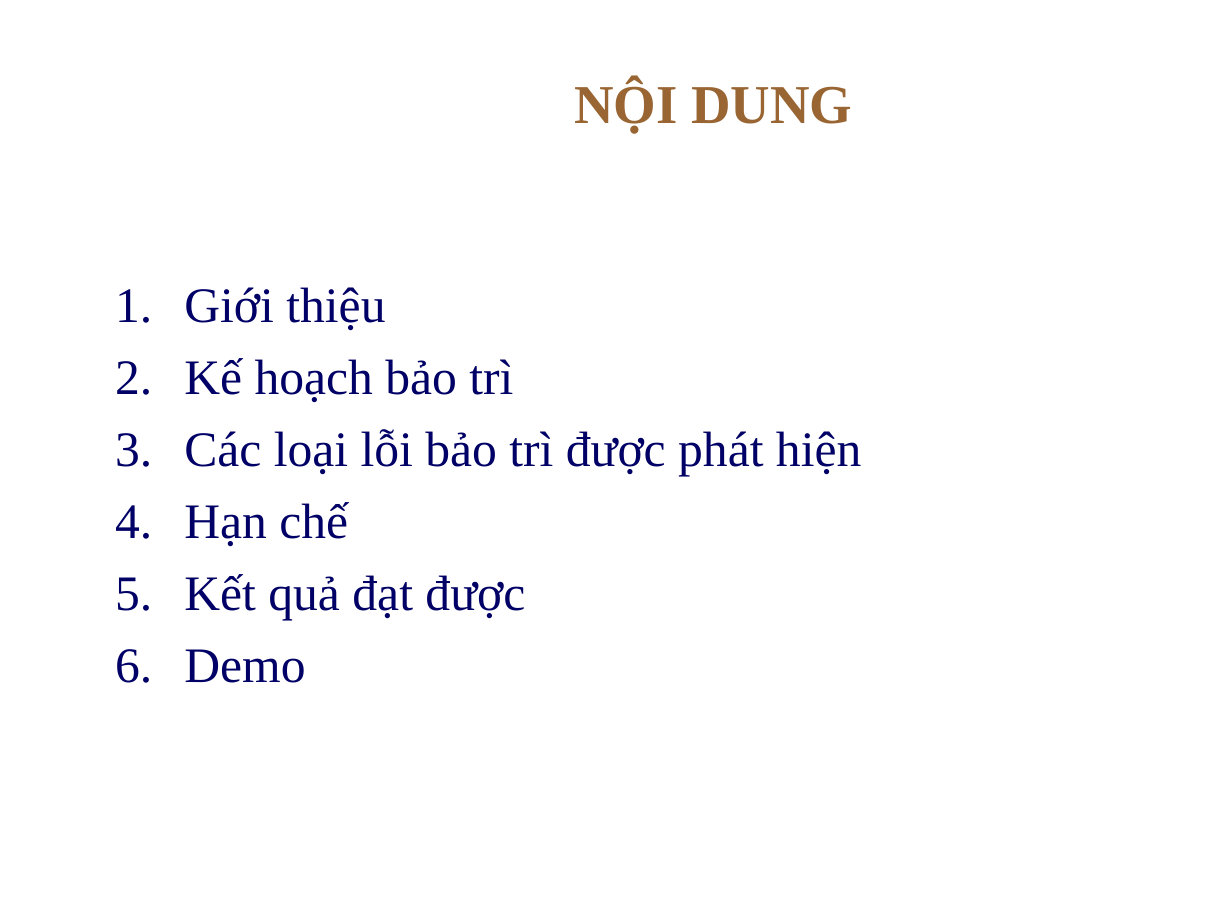
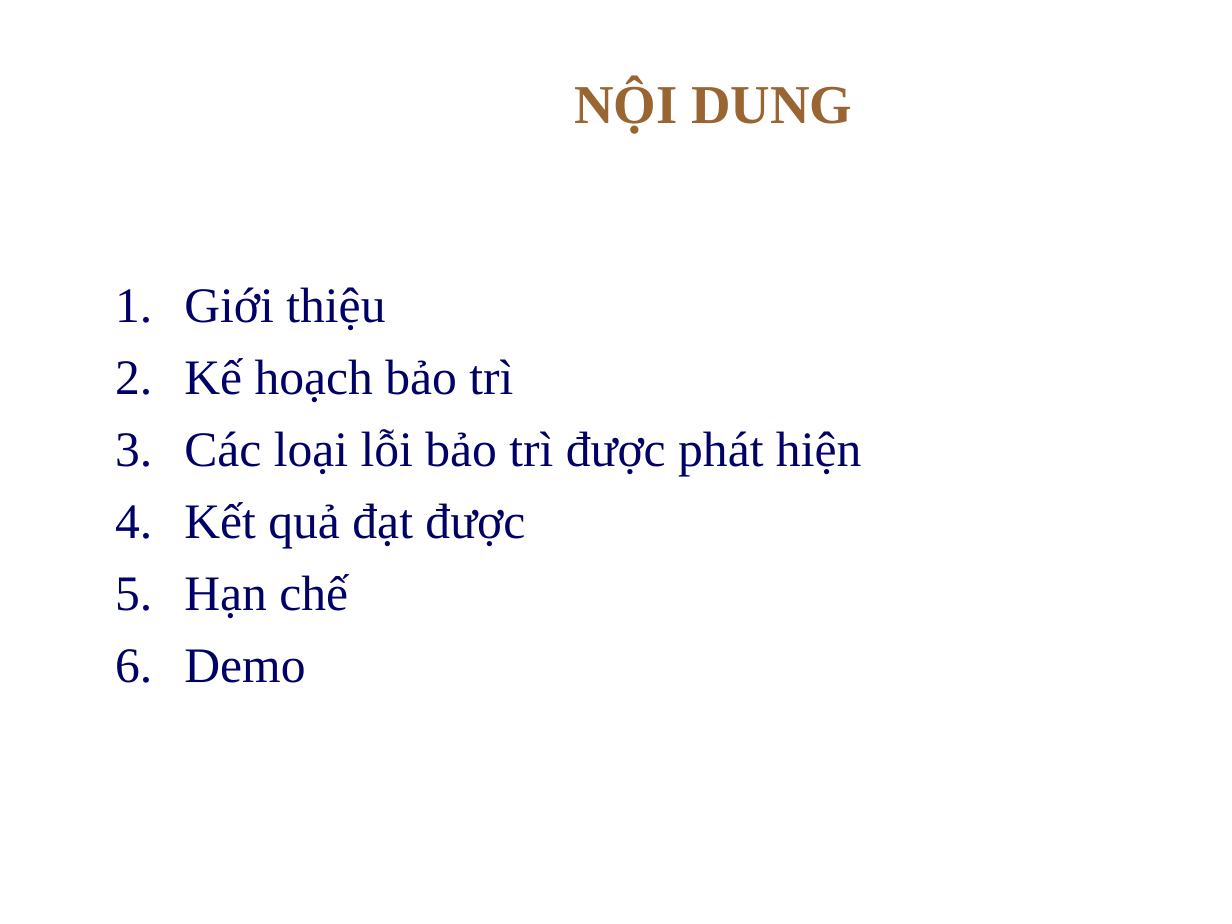
Before and after one commit to thanhphi0127/manager-configuration, a slide deck: slide 2 of doc/baitapso2/BAOTRI_BAITAP2__update.ppt. Drawn at 1232x924 pixels with LibreOffice and Linux fonts; fonts in the diff are those of the drawing; background and template pictures are left out. Boxes give left, top, right and bottom in pixels: in the first picture for what was removed or moved away, otherwise in the second. Text is boxed around its words. In the diff, an @@ line names an element or a change of style, - is before the commit and + after.

```diff
--- a/doc/baitapso2/BAOTRI_BAITAP2__update.ppt
+++ b/doc/baitapso2/BAOTRI_BAITAP2__update.ppt
@@ text at (184, 502, 525, 548): paragraph added @@
+4. Kết quả đạt được
@@ text at (184, 574, 525, 620): paragraph removed @@
-5. Kết quả đạt được
```
Also in this commit, not shown: 2 other slides changed, 6 slides added.
